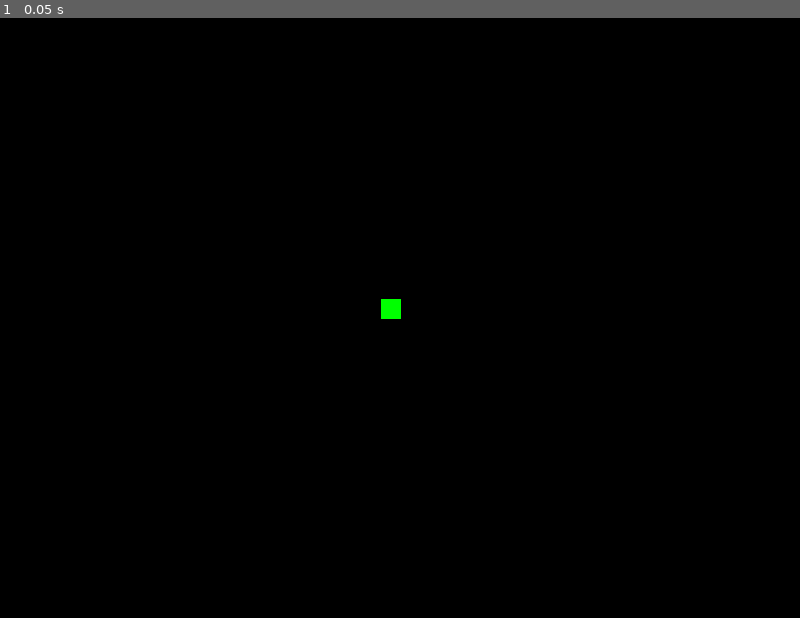
Above: before the commit, frame 1.
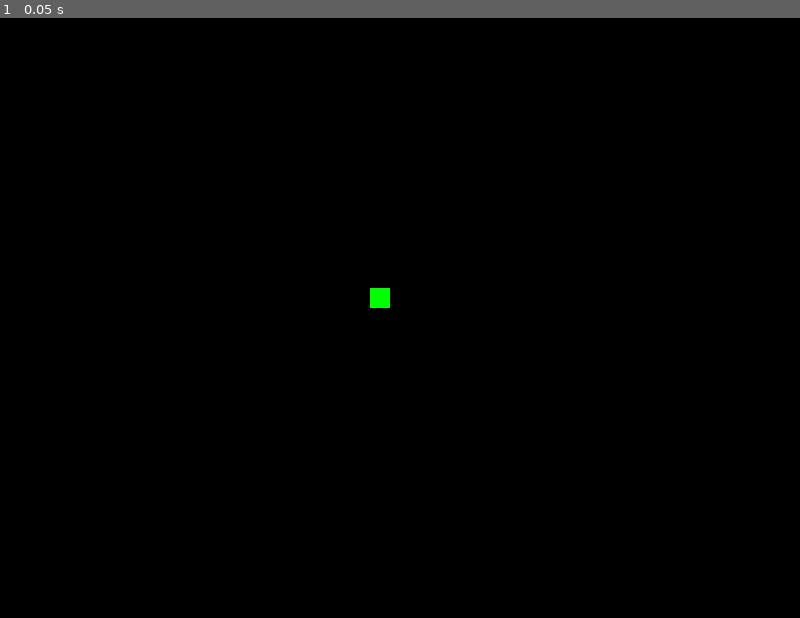
Above: after the commit, the same moment.

Repository: lafferjm/snake_godot
Game: Godot game, scene res://scenes/game_scene.tscn
The game is run twice, just before and just after one commit, with the same random seed, the same clock (stepped at 60 frames per second) and the same inputs.
Inputs:
- Up to frame 1 (0.05 s): no input

The runs differ from the first frame. In frame 1, 0.1% of the frame differs, in the area x 46-51%, y 45-51%.

Commit message:
update linking of items

Diff:
--- a/objects/snake_head.tscn
+++ b/objects/snake_head.tscn
@@ -5,7 +5,7 @@
 
 [node name="Node2D" type="Node2D"]
 script = ExtResource("1_r1b3m")
+metadata/_edit_group_ = true
 
 [node name="Sprite2D" type="Sprite2D" parent="."]
-position = Vector2(11, 11)
 texture = ExtResource("1_ummci")
